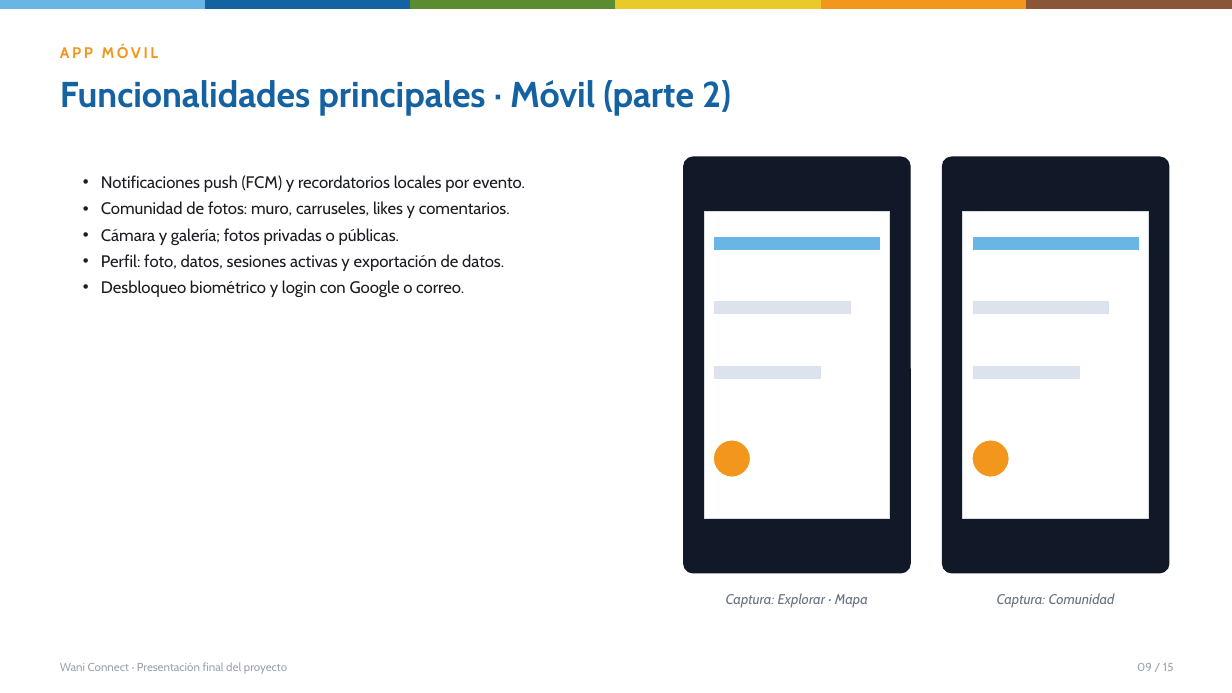
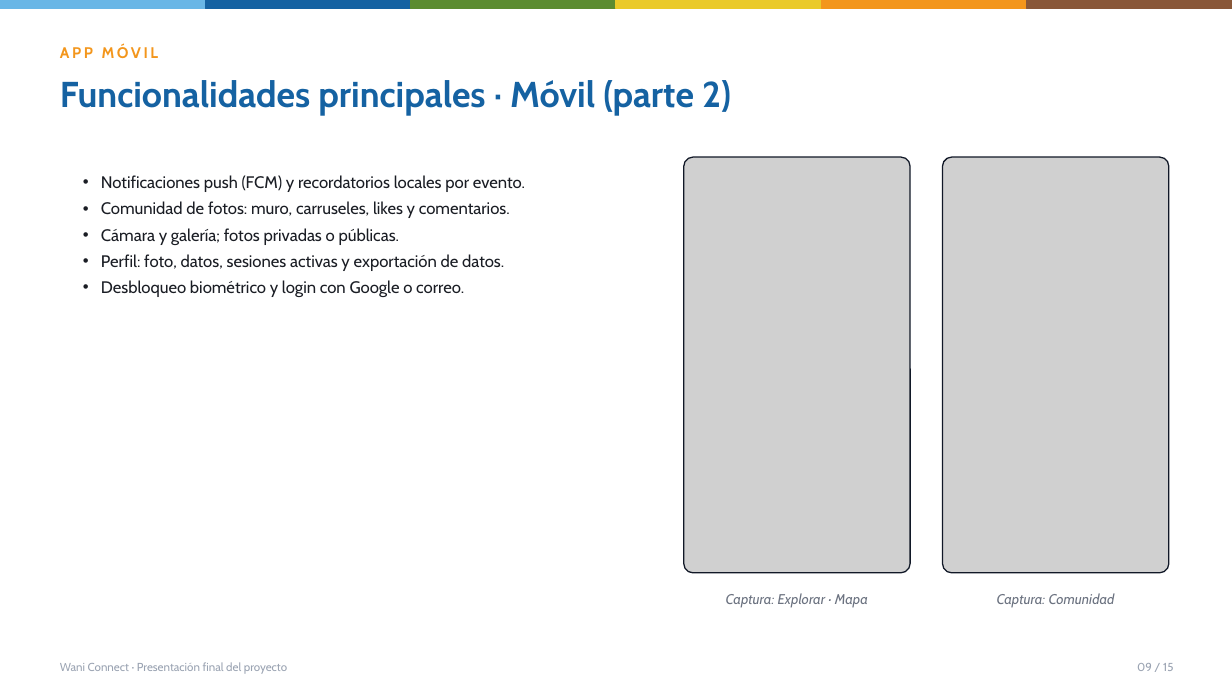
Before and after one commit to Eduard8813/The-Stallions, a slide deck: slide 9 of Documents/DOC-001_8_Presentación final.pptx. Drawn at 1232x693 pixels with LibreOffice and Linux fonts; fonts in the diff are those of the drawing; grey boxes stand for pictures. Boxes give left, top, right and bottom in pixels: in the first picture for what was removed or moved away, otherwise in the second. Text is boxed around its words. In the diff, an @@ line names an element or a change of style, - is before the commit and + after.

Commit message:
docs: actualizar la presentacion final del proyecto y retirar la version en PDF que quedo desactualizada

```diff
--- a/Documents/DOC-001_8_Presentación final.pptx
+++ b/Documents/DOC-001_8_Presentación final.pptx
@@ rounded rectangle removed at (684, 157, 910, 573) @@
@@ picture added at (684, 157, 910, 573) @@
@@ rounded rectangle removed at (943, 157, 1169, 573) @@
@@ picture added at (943, 157, 1169, 573) @@
@@ rectangle removed at (704, 212, 890, 519) @@
@@ rectangle removed at (714, 237, 881, 251) @@
@@ rectangle removed at (963, 212, 1149, 519) @@
@@ rectangle removed at (972, 237, 1140, 251) @@
@@ rectangle removed at (714, 300, 851, 315) @@
@@ rectangle removed at (972, 300, 1110, 315) @@
@@ rectangle removed at (714, 365, 823, 380) @@
@@ rectangle removed at (972, 365, 1081, 380) @@
@@ ellipse removed at (714, 440, 751, 478) @@
@@ ellipse removed at (972, 440, 1010, 478) @@
```
Also in this commit, not shown: 1 other file.
